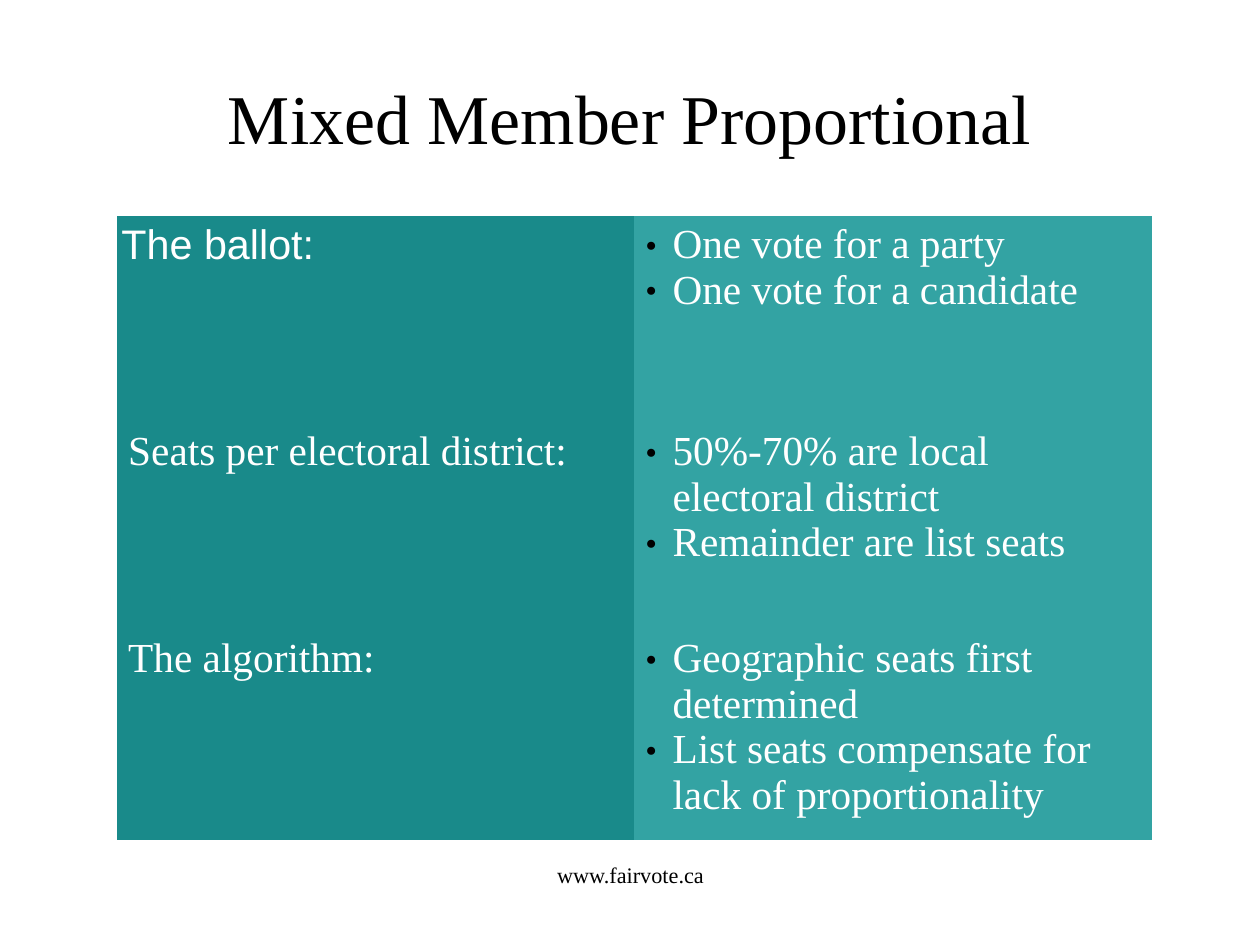
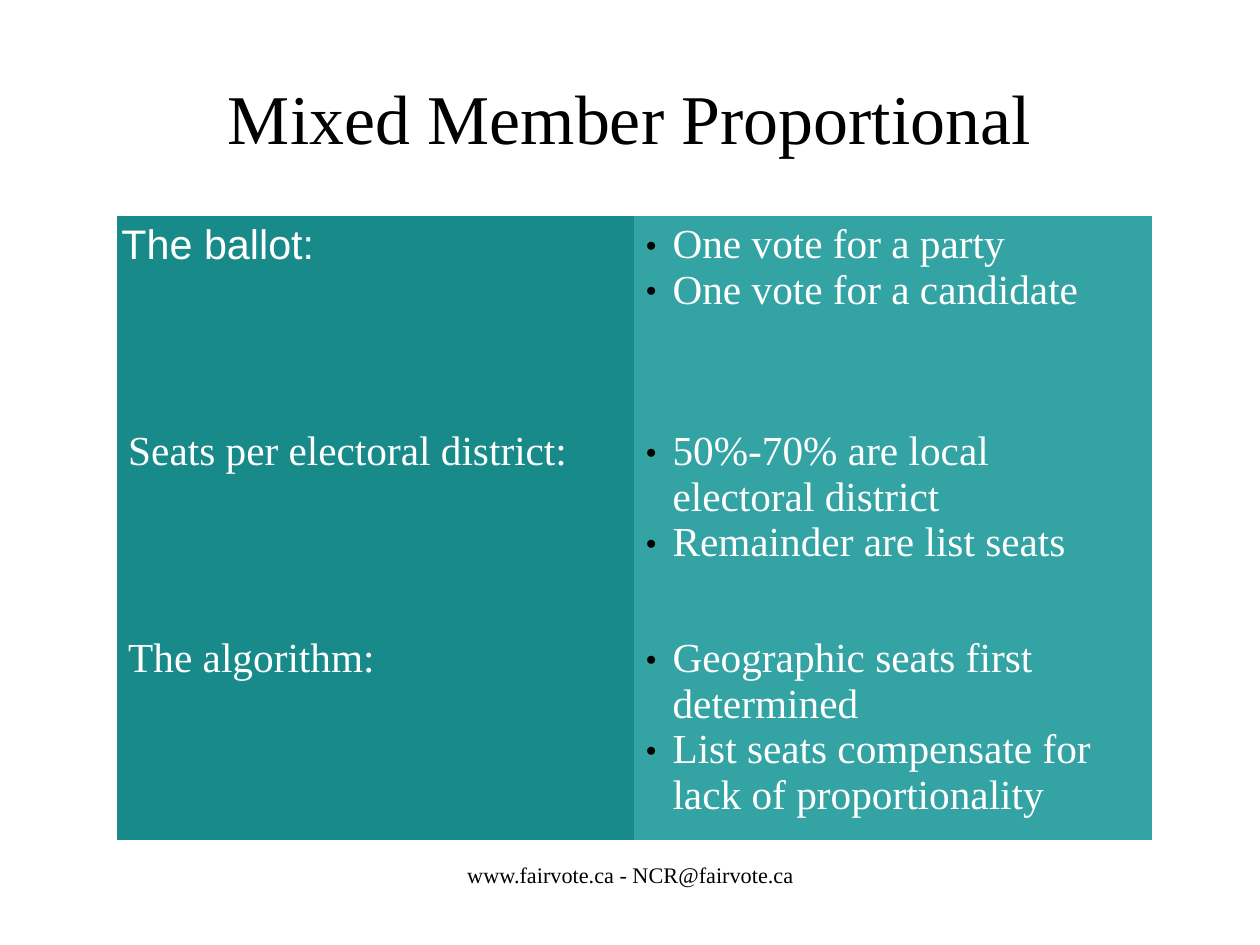
Before and after one commit to cyclingzealot/fvc_presentation, a slide deck: slide 29 of votingSystems.odp (slide 21 before the commit). Drawn at 1260x945 pixels with LibreOffice and Linux fonts; fonts in the diff are those of the drawing. Boxes give left, top, right and bottom in pixels: in the first picture for what was removed or moved away, otherwise in the second. Text is boxed around its words. In the diff, an @@ line names an element or a change of style, - is before the commit and + after.

```diff
--- a/votingSystems.odp
+++ b/votingSystems.odp
@@ text at (x1=467, y1=867, x2=793, y2=888): text changed @@
-www.fairvote.ca
+www.fairvote.ca - NCR@fairvote.ca
```
Also in this commit, not shown: 56 other slides changed, 9 slides added, 8 other files.
